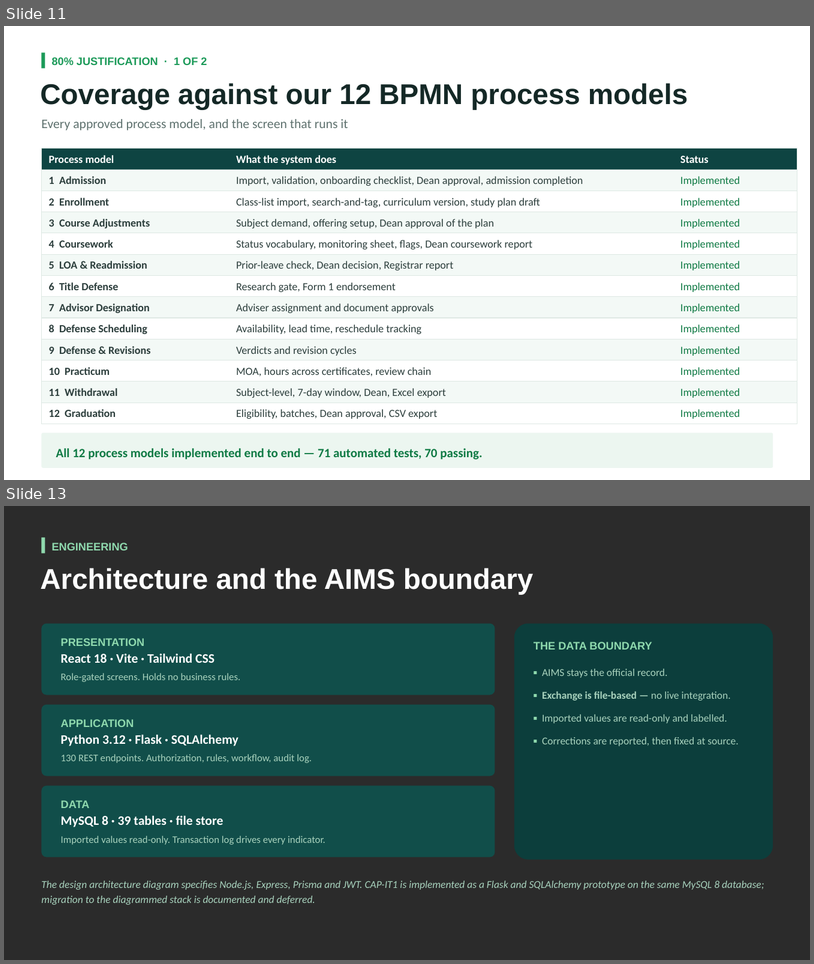
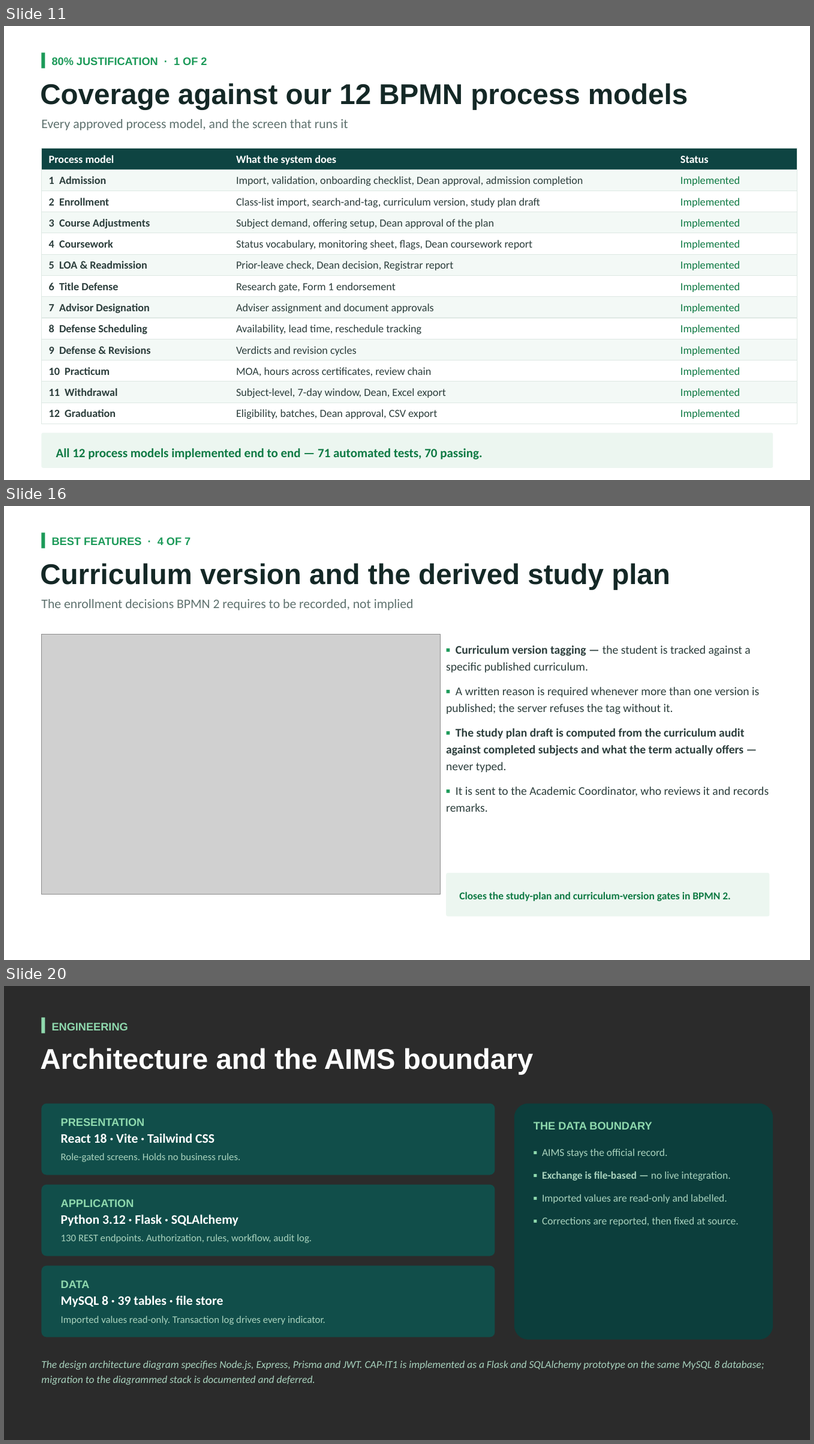
Before and after one commit to miguisanson/CAPSTONE-USLS-MVP, a slide deck: Documents/CAPSTONE_ONLY/CAP-IT1 Defense Deck.pptx. Shown one above the other, each under a label of ours: slides 11 and 13 before the commit, slides 11, 16 and 20 after it; the slides between them are not shown. The pictures are 814x964 and 814x1444 pixels, drawn with LibreOffice and Linux fonts; fonts in the diff are those of the drawing; grey boxes stand for pictures; background and template pictures are left out; a plain dark background stands for a picture behind light text. Boxes give left, top, right and bottom in pixels: in the first picture for what was removed or moved away, otherwise in the second. Text is boxed around its words. In the diff, an @@ line names an element or a change of style, - is before the commit and + after.

```diff
--- a/Documents/CAPSTONE_ONLY/CAP-IT1 Defense Deck.pptx
+++ b/Documents/CAPSTONE_ONLY/CAP-IT1 Defense Deck.pptx
@@ slide 16 added at (4,506,810,960), background picture (left out) @@
@@ rectangle added at (42,532,45,549), fill #1C9A59 @@
@@ text added at (52,537,191,545), 13 pt, text #1C9A59, bold @@
+BEST FEATURES · 4 OF 7
@@ text added at (40,563,671,589), 34 pt, text #142826, bold @@
+Curriculum version and the derived study plan
@@ text added at (41,599,414,610), 15.5 pt, text #5E716E @@
+The enrollment decisions BPMN 2 requires to be recorded, not implied
@@ picture added at (42,634,441,894) @@
@@ text added at (446,645,769,811), 14 pt, text #2C3E3C @@
+▪ Curriculum version tagging — the student is tracked against a specific published curriculum.
+▪ A written reason is required whenever more than one version is published; the server refuses the tag without it.
+▪ The study plan draft is computed from the curriculum audit against completed subjects and what the term actually offers — never typed.
+▪ It is sent to the Academic Coordinator, who reviews it and records remarks.
@@ rounded rectangle added at (446,873,770,916), fill #ECF6F0 @@
@@ text added at (459,891,731,901), 12.5 pt, text #0F7A44, bold @@
+Closes the study-plan and curriculum-version gates in BPMN 2.
@@ what was slide 13 is now slide 20 @@
```
Also in this commit, not shown: 1 slide changed, 6 other slides added, 1 other file.
